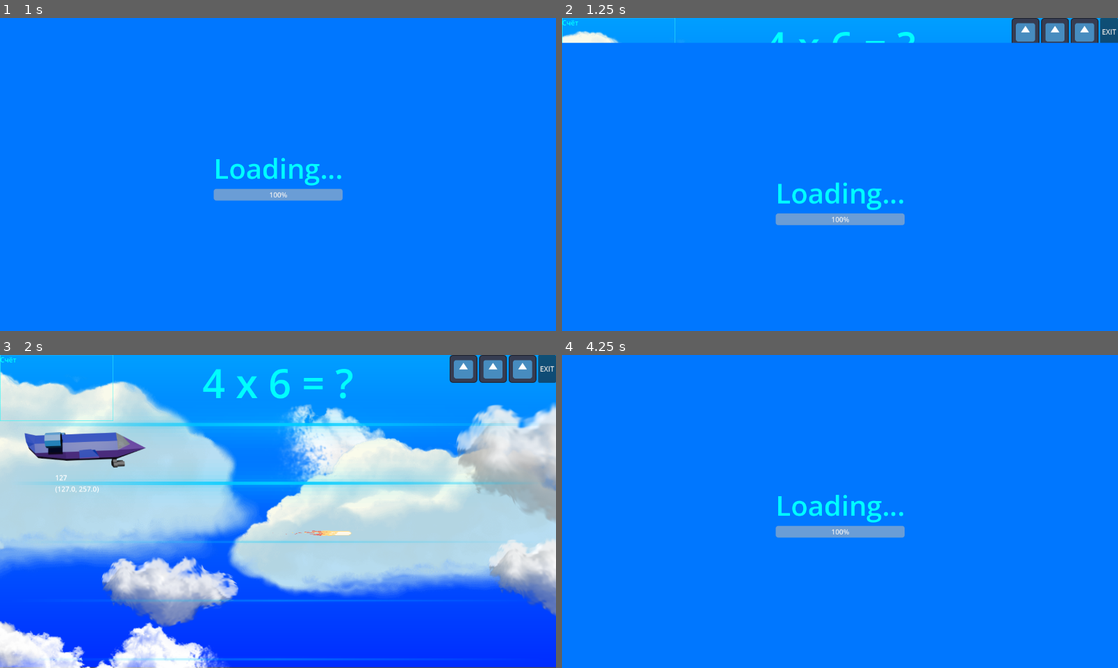
Above: before the commit, frames 1-4 (two rows, left to right).
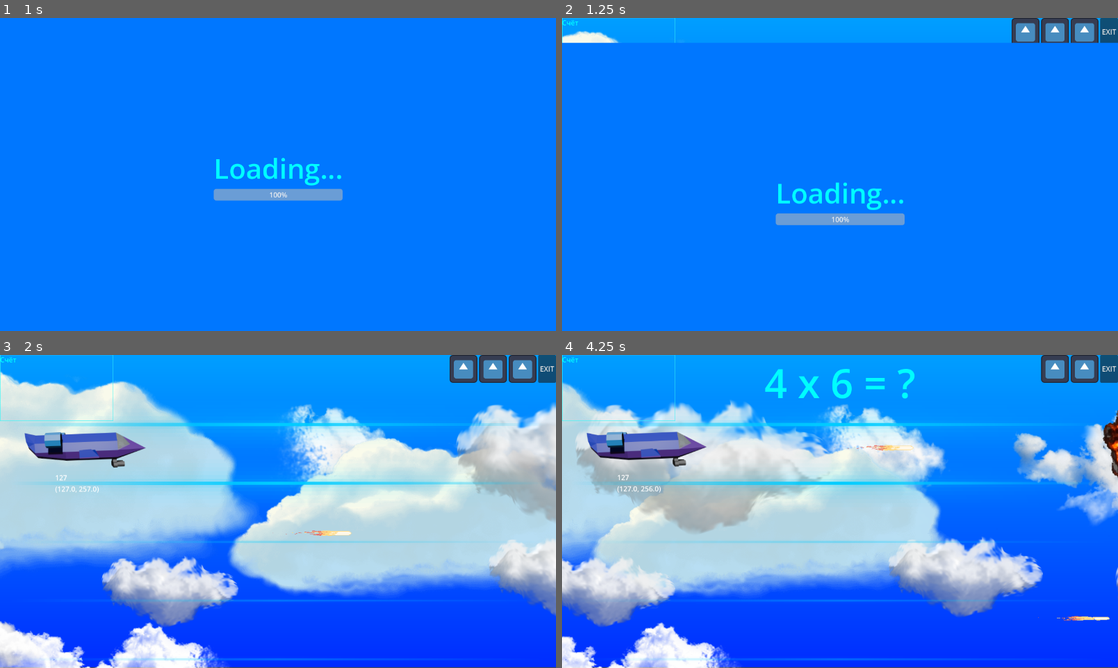
Above: after the commit, the same moments.

Repository: GGamezebo/quizmatik
Game: Godot game, scene res://main.tscn
Two runs of this game, one before a commit and one after it. Both use one fixed random seed, a clock stepped at 60 frames per second and the inputs below. The engine's default icon, where the game draws it, is replaced by a stand-in: a white triangle on a blue panel in a dark square.
Inputs:
- Up to frame 1 (1 s): click "Старт" at 0.5 s
- Up to frame 2 (1.25 s): no input
- Up to frame 3 (2 s): hold Up (ui_up) from 1.28 s (still down); tap Space (shoot) at 1.35 s
- Up to frame 4 (4.25 s): release Up (ui_up) at 2.03 s; hold Down (ui_down) 2.03-2.78 s; tap Space (shoot) at 2.1, 2.85, 3.6 s; hold Up (ui_up) from 2.78 s (still down)

Frame 1 is identical in both runs. In frame 2, 0.2% of the frame differs, in the area x 37-64%, y 4-8%; in frame 3, 0.7%; in frame 4, 87%, in the area x 0-100%, y 0-100%.

Commit message:
move logic to FSM States

Diff:
--- a/core/lib/fsm/fsm/fsm.gd
+++ b/core/lib/fsm/fsm/fsm.gd
@@ -48,9 +48,9 @@
 	if not initial.has("event"):
 		add_event(INIT_EVENT_NAME)
 
-func fini():
+func deinit():
 	for key in _states_map:
-		_states_map[key].fini()
+		_states_map[key].deinit()
 	_states_map.clear()
 	_transaction_map.clear()
 	_callbacks.clear()
--- a/core/lib/fsm/fsm/fsm_state.gd
+++ b/core/lib/fsm/fsm/fsm_state.gd
@@ -4,25 +4,25 @@
 var name: String
 var fsm: WeakRef
 
-func _init(p_name: String):
+func _init(p_name: String) -> void:
 	name = p_name
 
-func deinit():
+func deinit() -> void:
 	pass
 
-func enter(_prev_state: FSMState, _event_data: Dictionary):
+func enter(_prev_state: FSMState, _event_data: Dictionary) -> void:
 	pass
 
-func leave(_event_data: Dictionary):
+func leave(_event_data: Dictionary) -> void:
 	pass
 
-func reenter(_event_data: Dictionary):
+func reenter(_event_data: Dictionary) -> void:
 	pass
 
-func add_event(event_name: String, event_data: Dictionary = {}):
+func add_event(event_name: String, event_data: Dictionary = {}) -> void:
 	var fsm_obj = fsm.get_ref()
 	if fsm_obj:
 		fsm_obj.add_event(event_name, event_data)
 
-func sync_fsm(p_fsm):
+func sync_fsm(p_fsm) -> void:
 	fsm = weakref(p_fsm)
--- a/src/contexts/game_context/game_logic/game_manager.gd
+++ b/src/contexts/game_context/game_logic/game_manager.gd
@@ -11,21 +11,19 @@
 @export var game_events: GameEvents
 @export var root_events: RootEvents
 
+var fsm:FSM
 var time:float = 0.0
-var options: Array[Answer] = []
-
 var selected_lane: int = 0:
 		set(value):
 			if selected_lane != value:
 				selected_lane = value
 				ev_selected_lane_changed.emit()
 
-var question: QuizQuestion:
+var question: QuizQuestion.Question:
 	set(new_question):
 		question = new_question
 		ev_question_changed.emit(question)
 
-@onready var event_listener:EventListener = EventListener.new()
 @onready var health:int = gameConfig.health:
 	set(new_value):
 		if health != new_value:
@@ -34,140 +32,136 @@
 			if health == 0:
 				root_events.ev_exit_game.emit()
 
-#var _fsm:FSM
-#
-#
-#class CountDown extends FSMState:
-	#func _init(p_name: String):
-		#super._init(p_name)
-		#print('CountDown')
-	#
-	#func enter(_prev_state: FSMState, _event_data: Dictionary):
-		#print("ENTER CountDown")
-#
-#
-#
-#class Game extends FSMState:
-	#func _init(p_name: String):
-		#super._init(p_name)
-		#print('Game')
-		#
-	#func enter(_prev_state: FSMState, _event_data: Dictionary):
-		#print("ENTER GAME")
-
 func _ready() -> void:
-	#_fsm = FSM.new({
-		#"initial": {"state": "countdown"},
-		#"transitions": [
-			#{"src": "countdown", "dst": "game", "event": "ev_start"},
-		#],
-		#"states": [CountDown.new('countdown'), Game.new('game')],
-	#})
-	#_fsm.add_event('ev_start')
-	event_listener.add(game_events.ev_explosion, _on_event_manager_ev_explosion)
-	makeNewRound()
+	fsm = FSM.new({
+		"initial": {"state": CountDown.get_state()},
+		"transitions": [
+			{"src": CountDown.get_state(), "dst": Game.get_state(), "event": "ev_start_game"},
+			{"src": Game.get_state(), "dst": EndGame.get_state(), "event": "ev_end_game"},
+			{"src": EndGame.get_state(), "dst": CountDown.get_state(), "event": "ev_restart"},
+			{"src": EndGame.get_state(), "dst": Exit.get_state(), "event": "ev_exit"},
+		],
+		"states": [
+			CountDown.new(self),
+			Game.new(self),
+			EndGame.new(self),
+			Exit.new(self),
+		],
+	})
 
 func _exit_tree() -> void:
-	event_listener.deinit()
+	fsm.deinit()
 
 func _process(delta: float) -> void:
 	time += delta
 	selected_lane = area.getLine(player.position)
 
 
-func makeNewRound() -> void:
-	self.question = generate_question()
-	await get_tree().create_timer(1.0).timeout
-	self.makeAnswers()
+class GameState extends FSMState:
+	static func get_state() -> String:
+		return ''
+
+	var owner: GameManager
+	var event_listener = EventListener.new()
+
+	func _init(owner: GameManager) -> void:
+		super(get_state())
+
+		self.owner = owner
+
+	func deinit() -> void:
+		event_listener.deinit()
+		owner = null
+
+	func enter(_prev_state: FSMState, _event_data: Dictionary):
+		print("<><><> enter", get_state())
 
 
-# Структура для хранения вопроса
-class QuizQuestion:
-	var text: String
-	var options: Array
-	var correct_answer: int
+class CountDown extends GameState:
+	static func get_state() -> String:
+		return 'CountDown'
+
+	func enter(_prev_state: FSMState, _event_data: Dictionary):
+		await owner.get_tree().create_timer(1.0).timeout
+		add_event('ev_start_game')
+
+class Game extends GameState:
+	static func get_state() -> String:
+		return 'Game'
+
+	var options: Array[Answer] = []
+
+	func deinit() -> void:
+		for option in options:
+			option.queue_free()
+		options.clear()
+		super.deinit()
+
+	func enter(_prev_state: FSMState, _event_data: Dictionary):
+		super.enter(_prev_state, _event_data)
+		event_listener.add(owner.game_events.ev_explosion, _on_event_manager_ev_explosion)
+		event_listener.add(owner.player.ev_player_colladed, _on_player_colladed)
+		makeNewRound()
+
+	func leave(_event_data: Dictionary) -> void:
+		event_listener.deinit()
+
+	func _on_event_manager_ev_explosion(answer: Answer) -> void:
+		if answer.value == owner.question.correct_answer:
+			_kill_all_answers()
+		else:
+			var index:int = options.find(answer)
+			if index != -1:
+				owner.health -= 1
+				options.remove_at(index)
+			answer.take_damage()
+
+	func makeNewRound() -> void:
+		owner.question = QuizQuestion.generate_question(owner.gameConfig)
+		await owner.get_tree().create_timer(1.0).timeout
+		_makeAnswers()
+
+	func _makeAnswers() -> void:
+		var area: GameArea = owner.area
+		var question: QuizQuestion.Question = owner.question
+		var gameConfig: GameConfig = owner.gameConfig
+		var lines = area.getLines()
+		for index in range(len(question.options)):
+			var option:int = question.options[index]
+			var answer:Answer = owner.answerScene.instantiate()
+			var line: Rect2 = lines[index]
+			var x:float = area.gameplay_area.end.x + 120
+			var y:float = line.position.y + line.size.y / 2.0
+			answer.position.x = x
+			answer.position.y = x
+			answer.setup(x, y, option, gameConfig.answer_speed)
+			answer.ev_killed.connect(_on_answer_killed)
+			options.append(answer)
+			owner.owner.add_child.call_deferred(answer)
+
+	func _kill_all_answers():
+		for option in options:
+			option.take_damage()
+
+	func _on_player_colladed(_player:Player, answer: Answer) -> void:
+		if answer.value == owner.question.correct_answer:
+			_kill_all_answers()
+		else:
+			var index:int = options.find(answer)
+			if index != -1:
+				owner.health -= 1
+				_kill_all_answers()
+
+	func _on_answer_killed(answer:Answer):
+		options.erase(answer)
+		if len(options) == 0:
+			makeNewRound()
+
+class EndGame extends GameState:
+	static func get_state() -> String:
+		return 'EndGame'
 
 
-func generate_question() -> QuizQuestion:
-	var q = QuizQuestion.new()
-
-	# 1. Выбираем случайные множители
-	var a = randi_range(gameConfig.min_generate_number, gameConfig.max_generate_number)
-	var b = randi_range(gameConfig.min_generate_number, gameConfig.max_generate_number)
-	q.correct_answer = a * b
-	q.text = str(a) + " x " + str(b) + " = ?"
-
-	# 2. Генерируем варианты ответов
-	var options_set = [q.correct_answer]
-
-	while options_set.size() < gameConfig.answer_lines_count:
-		var fake_answer = _generate_plausible_fake(a, b, q.correct_answer)
-
-		if not fake_answer in options_set:
-			options_set.append(fake_answer)
-
-	# 3. Перемешиваем ответы
-	options_set.shuffle()
-	q.options = options_set
-
-	return q
-
-# Создаем "правдоподобные" ошибки
-func _generate_plausible_fake(a: int, b: int, correct: int) -> int:
-	var strategy = randi() % 3
-	var fake = 0
-
-	match strategy:
-		0: # Ошибка в одном из множителей на +/- 1
-			fake = (a + [-1, 1].pick_random()) * b
-		1: # Ошибка в результате на +/- 1, 2 или 10
-			fake = correct + [-1, 1, 2, -2, 10, -10].pick_random()
-		2: # Просто случайное число в разумных пределах
-			fake = randi_range(4, 81)
-
-	# Защита от отрицательных чисел и нуля
-	return abs(fake) if fake != 0 else correct + 5
-
-func makeAnswers() -> void:
-	var lines = area.getLines()
-	for index in range(len(question.options)):
-		var option:int = question.options[index]
-		var answer:Answer = answerScene.instantiate()
-		var line: Rect2 = lines[index]
-		var x:float = area.gameplay_area.end.x + 120
-		var y:float = line.position.y + line.size.y / 2.0
-		answer.position.x = x
-		answer.position.y = x
-		answer.setup(x, y, option, gameConfig.answer_speed)
-		answer.ev_killed.connect(_on_answer_killed)
-		options.append(answer)
-		owner.add_child.call_deferred(answer)
-
-
-func _on_event_manager_ev_explosion(answer: Answer) -> void:
-	if answer.value == self.question.correct_answer:
-		_kill_all_answers()
-	else:
-		var index:int = options.find(answer)
-		if index != -1:
-			health -= 1
-			options.remove_at(index)
-			answer.take_damage()
-
-func _kill_all_answers():
-	for option in options:
-		option.take_damage()
-
-func _on_player_colladed(_player:Player, answer: Answer) -> void:
-	if answer.value == self.question.correct_answer:
-		_kill_all_answers()
-	else:
-		var index:int = options.find(answer)
-		if index != -1:
-			health -= 1
-			_kill_all_answers()
-
-func _on_answer_killed(answer:Answer):
-	options.erase(answer)
-	if len(options) == 0:
-		self.makeNewRound()
+class Exit extends GameState:
+	static func get_state() -> String:
+		return 'Exit'
--- /dev/null
+++ b/src/contexts/game_context/game_logic/question_generator.gd
@@ -0,0 +1,49 @@
+class_name QuizQuestion
+extends RefCounted
+
+
+class Question:
+	var text: String
+	var options: Array
+	var correct_answer: int
+
+
+static func generate_question(gameConfig: GameConfig) -> Question:
+	var q = QuizQuestion.Question.new()
+
+	# 1. Выбираем случайные множители
+	var a = randi_range(gameConfig.min_generate_number, gameConfig.max_generate_number)
+	var b = randi_range(gameConfig.min_generate_number, gameConfig.max_generate_number)
+	q.correct_answer = a * b
+	q.text = str(a) + " x " + str(b) + " = ?"
+
+	# 2. Генерируем варианты ответов
+	var options_set = [q.correct_answer]
+
+	while options_set.size() < gameConfig.answer_lines_count:
+		var fake_answer = _generate_plausible_fake(a, b, q.correct_answer)
+
+		if not fake_answer in options_set:
+			options_set.append(fake_answer)
+
+	# 3. Перемешиваем ответы
+	options_set.shuffle()
+	q.options = options_set
+
+	return q
+
+# Создаем "правдоподобные" ошибки
+static func _generate_plausible_fake(a: int, b: int, correct: int) -> int:
+	var strategy = randi() % 3
+	var fake = 0
+
+	match strategy:
+		0: # Ошибка в одном из множителей на +/- 1
+			fake = (a + [-1, 1].pick_random()) * b
+		1: # Ошибка в результате на +/- 1, 2 или 10
+			fake = correct + [-1, 1, 2, -2, 10, -10].pick_random()
+		2: # Просто случайное число в разумных пределах
+			fake = randi_range(4, 81)
+
+	# Защита от отрицательных чисел и нуля
+	return abs(fake) if fake != 0 else correct + 5
Not shown, added: src/contexts/game_context/game_logic/question_generator.gd.uid
